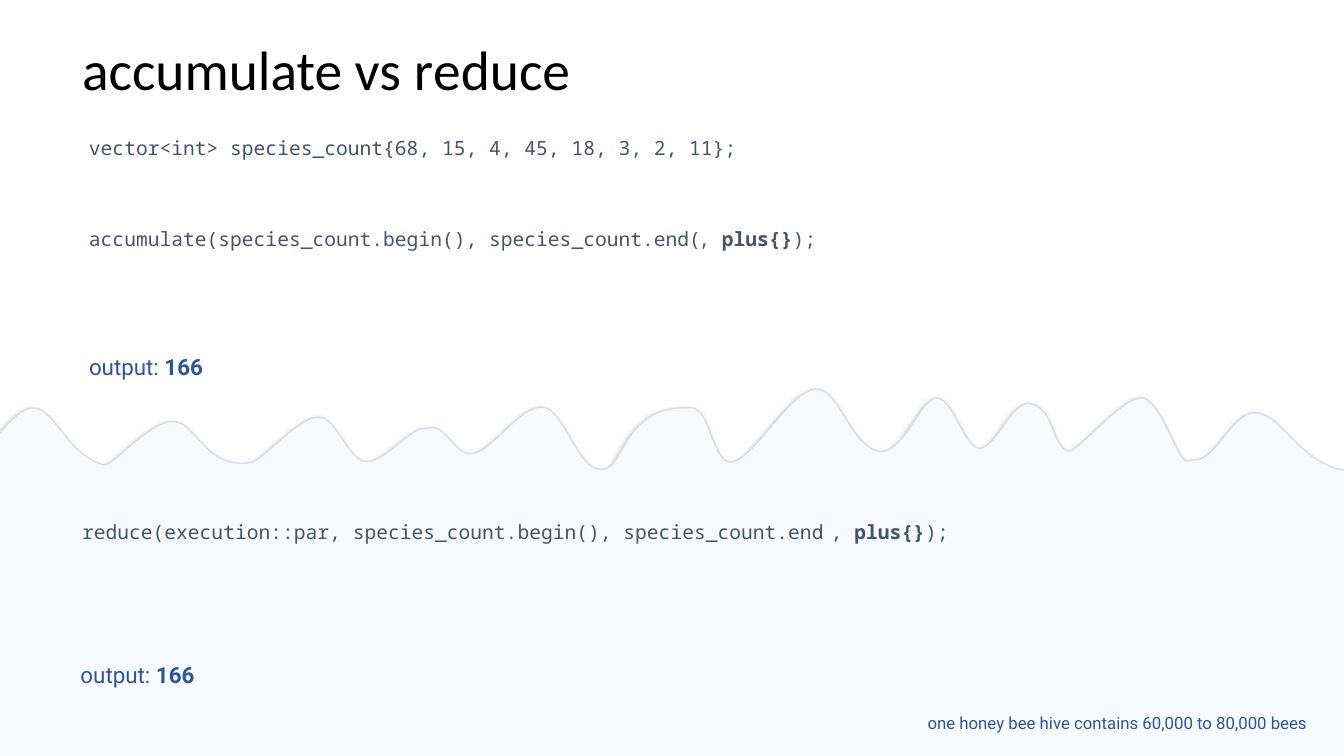
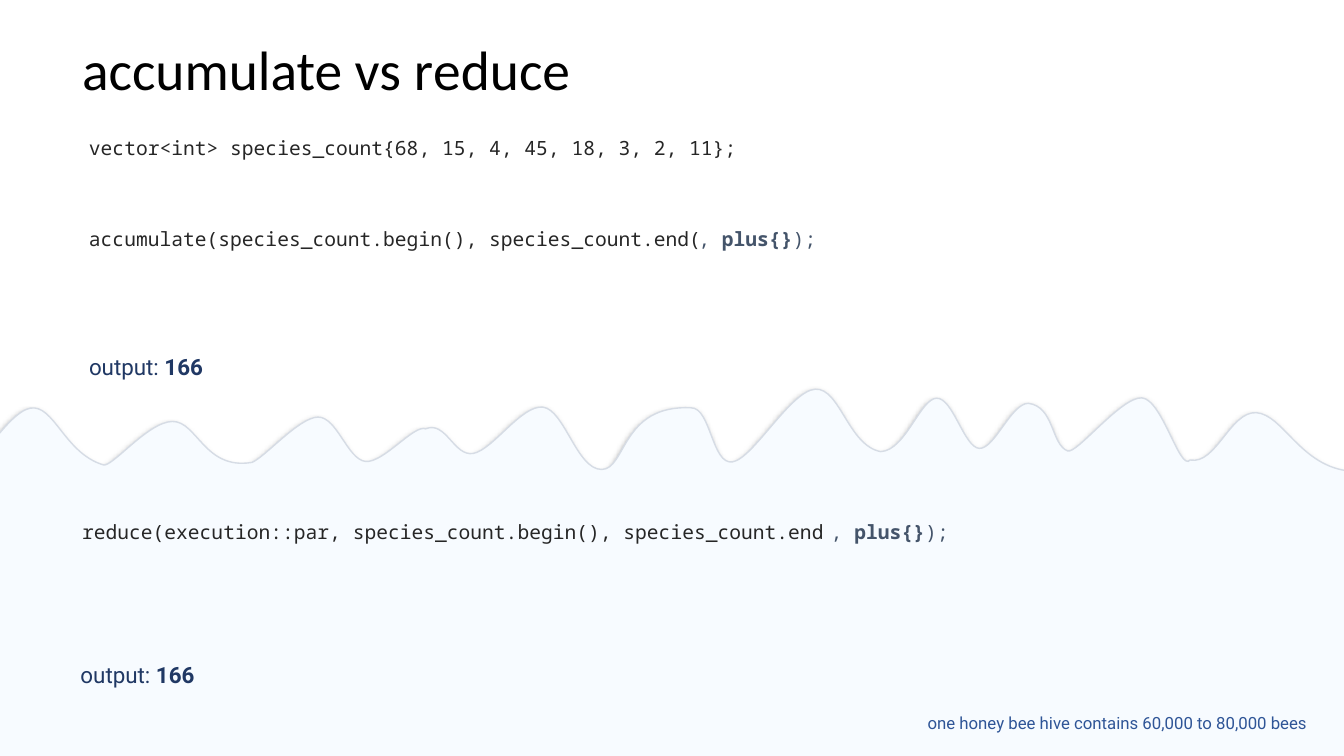
Before and after one commit to EmptySquareBubble/StoriesFromAParallelUniverse-, a slide deck: slide 8 of stories_from_a_paralel_universe.pptx. Drawn at 1344x756 pixels with LibreOffice and Linux fonts; fonts in the diff are those of the drawing. Boxes give left, top, right and bottom in pixels: in the first picture for what was removed or moved away, otherwise in the second. Text is boxed around its words. In the diff, an @@ line names an element or a change of style, - is before the commit and + after.

Commit message:
formatting

```diff
--- a/stories_from_a_paralel_universe.pptx
+++ b/stories_from_a_paralel_universe.pptx
@@ text colour #44546A to #262626 in 3 elements at box(89, 140, 736, 160), box(82, 524, 906, 544), box(89, 231, 771, 251) @@
@@ text "output: 166" at box(89, 359, 202, 380): text colour #2F5597 to #203864 @@
@@ text "output: 166" at box(80, 667, 194, 688): text colour #2F5597 to #203864 @@
```
Also in this commit, not shown: 27 other slides changed, 1 slide added.
